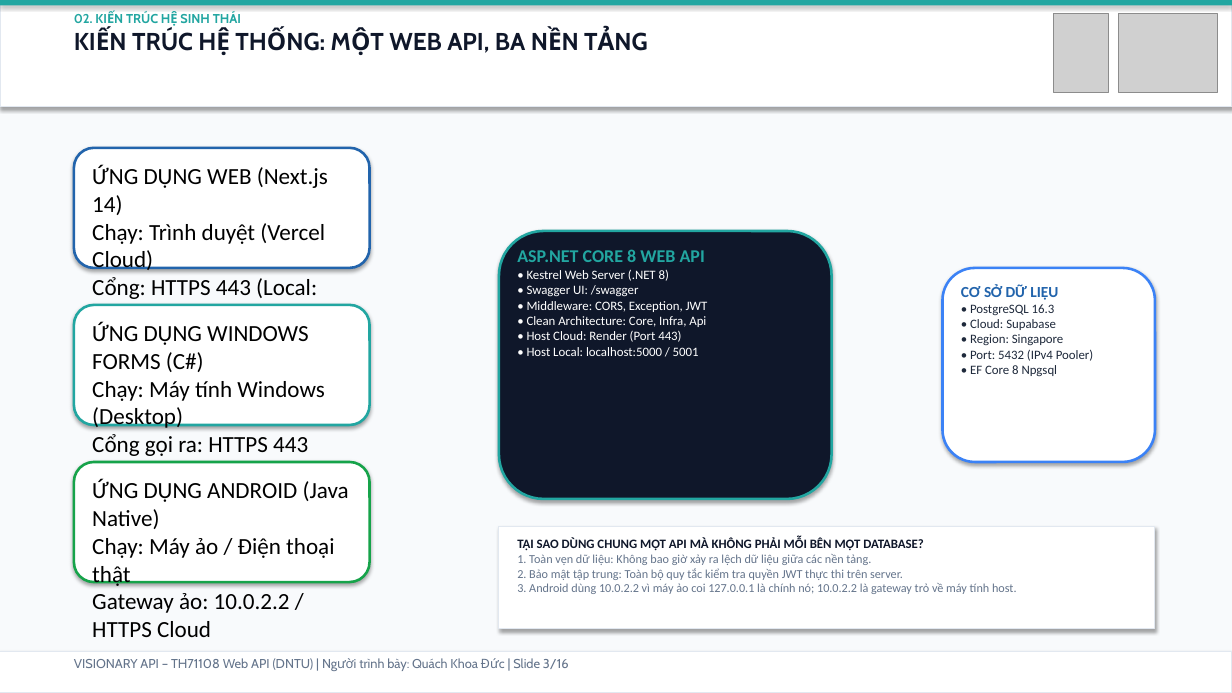
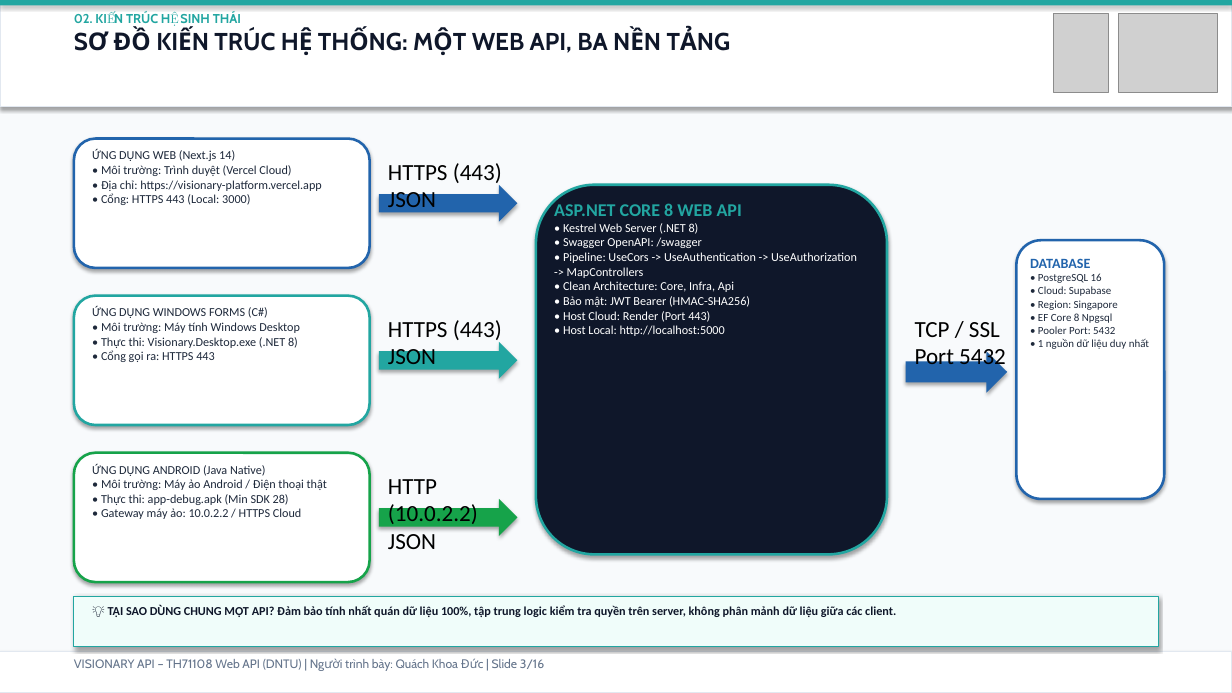
Before and after one commit to lovemvaf/visionary-api, a slide deck: slide 3 of deliverables/VISIONARY_TH71108_FINAL_PRESENTATION.pptx. Drawn at 1232x693 pixels with LibreOffice and Linux fonts; fonts in the diff are those of the drawing; grey boxes stand for pictures. Boxes give left, top, right and bottom in pixels: in the first picture for what was removed or moved away, otherwise in the second. Text is boxed around its words. In the diff, an @@ line names an element or a change of style, - is before the commit and + after.

```diff
--- a/deliverables/VISIONARY_TH71108_FINAL_PRESENTATION.pptx
+++ b/deliverables/VISIONARY_TH71108_FINAL_PRESENTATION.pptx
@@ text at (x1=113, y1=28, x2=607, y2=53): text changed @@
-KIẾN TRÚC HỆ THỐNG: MỘT WEB API, BA NỀN TẢNG
+SƠ ĐỒ KIẾN TRÚC HỆ THỐNG: MỘT WEB API, BA NỀN TẢNG
@@ rounded rectangle resized from (x1=74, y1=148, x2=370, y2=268) to (x1=74, y1=139, x2=370, y2=268) @@
@@ text at (x1=92, y1=149, x2=322, y2=205): text changed; size 18 to 9.5 pt; text colour #000000 to #1E293B @@
-ỨNG DỤNG WEB (Next.js 14)
-Chạy: Trình duyệt (Vercel Cloud)
-Cổng: HTTPS 443 (Local: 3000)
+ỨNG DỤNG WEB (Next.js 14)
+• Môi trường: Trình duyệt (Vercel Cloud)
+• Địa chỉ: https://visionary-platform.vercel.app
+• Cổng: HTTPS 443 (Local: 3000)
@@ text added at (x1=388, y1=163, x2=502, y2=214), 18 pt, text #000000 @@
+HTTPS (443)
+JSON
@@ right arrow added at (x1=379, y1=185, x2=518, y2=222), fill #2264AC @@
@@ rounded rectangle resized from (x1=499, y1=231, x2=832, y2=499) to (x1=536, y1=185, x2=887, y2=555) @@
@@ text "ASP.NET CORE 8 WEB API" moved from (x1=517, y1=249, x2=708, y2=356) to (x1=554, y1=201, x2=857, y2=336) @@
@@ text at (x1=563, y1=237, x2=857, y2=278): text changed; size 10 to 9.5 pt @@
-• Swagger UI: /swagger
-• Middleware: CORS, Exception, JWT
+• Swagger OpenAPI: /swagger
+• Pipeline: UseCors -> UseAuthentication -> UseAuthorization -> MapControllers
@@ text at (x1=563, y1=223, x2=734, y2=322): size 10 to 9.5 pt in "• Kestrel Web Server (.NET 8)", "• Clean Architecture: Core, Infra, Api", "• Host Cloud: Render (Port 443)" @@
@@ rounded rectangle resized from (x1=943, y1=268, x2=1155, y2=462) to (x1=1017, y1=240, x2=1165, y2=499) @@
@@ rounded rectangle at (x1=1017, y1=240, x2=1165, y2=499): outline #3B82F6 2 pt to #2264AC 2 pt @@
@@ text "DATABASE" moved from (x1=961, y1=284, x2=1093, y2=376) to (x1=1030, y1=258, x2=1149, y2=349) @@
@@ text at (x1=1030, y1=258, x2=1102, y2=283): text changed; size 10 to 8.5 pt @@
-CƠ SỞ DỮ LIỆU
-• PostgreSQL 16.3
+DATABASE
+• PostgreSQL 16
@@ rounded rectangle resized from (x1=74, y1=305, x2=370, y2=425) to (x1=74, y1=296, x2=370, y2=425) @@
@@ text at (x1=563, y1=296, x2=750, y2=307): paragraph added @@
+• Bảo mật: JWT Bearer (HMAC-SHA256)
@@ text at (x1=1038, y1=286, x2=1118, y2=323): size 10 to 8.5 pt in "• Cloud: Supabase", "• Region: Singapore", "• EF Core 8 Npgsql" @@
@@ text at (x1=92, y1=306, x2=299, y2=362): text changed; size 18 to 9.5 pt; text colour #000000 to #1E293B @@
-ỨNG DỤNG WINDOWS FORMS (C#)
-Chạy: Máy tính Windows (Desktop)
-Cổng gọi ra: HTTPS 443
+ỨNG DỤNG WINDOWS FORMS (C#)
+• Môi trường: Máy tính Windows Desktop
+• Thực thi: Visionary.Desktop.exe (.NET 8)
+• Cổng gọi ra: HTTPS 443
@@ text added at (x1=388, y1=320, x2=502, y2=371), 18 pt, text #000000 @@
+HTTPS (443)
+JSON
@@ text at (x1=563, y1=325, x2=725, y2=336): text changed; size 10 to 9.5 pt @@
-• Host Local: localhost:5000 / 5001
+• Host Local: http://localhost:5000
@@ text added at (x1=915, y1=322, x2=1006, y2=371), 18 pt, text #000000 @@
+TCP / SSL
+Port 5432
@@ text at (x1=1038, y1=326, x2=1149, y2=349): paragraphs added @@
+• Pooler Port: 5432
+• 1 nguồn dữ liệu duy nhất
@@ right arrow added at (x1=379, y1=342, x2=518, y2=379), fill #22A6A1 @@
@@ right arrow added at (x1=906, y1=351, x2=1007, y2=393), fill #2264AC @@
@@ text at (x1=970, y1=350, x2=1093, y2=361): paragraph removed @@
-• Port: 5432 (IPv4 Pooler)
@@ rounded rectangle resized from (x1=74, y1=462, x2=370, y2=582) to (x1=74, y1=453, x2=370, y2=582) @@
@@ text at (x1=92, y1=464, x2=327, y2=519): text changed; size 18 to 9.5 pt; text colour #000000 to #1E293B @@
-ỨNG DỤNG ANDROID (Java Native)
-Chạy: Máy ảo / Điện thoại thật
-Gateway ảo: 10.0.2.2 / HTTPS Cloud
+ỨNG DỤNG ANDROID (Java Native)
+• Môi trường: Máy ảo Android / Điện thoại thật
+• Thực thi: app-debug.apk (Min SDK 28)
+• Gateway máy ảo: 10.0.2.2 / HTTPS Cloud
@@ text added at (x1=388, y1=479, x2=478, y2=549), 18 pt, text #000000 @@
+HTTP (10.0.2.2)
+JSON
@@ right arrow added at (x1=379, y1=499, x2=518, y2=536), fill #16A34A @@
@@ rectangle removed at (x1=499, y1=527, x2=1155, y2=628) @@
@@ text removed at (x1=517, y1=537, x2=1017, y2=594) @@
-TẠI SAO DÙNG CHUNG MỘT API MÀ KHÔNG PHẢI MỖI BÊN MỘT DATABASE?
-1. Toàn vẹn dữ liệu: Không bao giờ xảy ra lệch dữ liệu giữa các nền tảng.
-2. Bảo mật tập trung: Toàn bộ quy tắc kiểm tra quyền JWT thực thi trên server.
-3. Android dùng 10.0.2.2 vì máy ảo coi 127.0.0.1 là chính nó; 10.0.2.2 là gateway trỏ về máy tính host.
@@ rectangle added at (x1=74, y1=596, x2=1158, y2=647), fill #F0FDFA, outline #22A6A1 0.75 pt @@
@@ text added at (x1=108, y1=605, x2=896, y2=617), 9.5 pt, text #0F172A, bold @@
+💡 TẠI SAO DÙNG CHUNG MỘT API? Đảm bảo tính nhất quán dữ liệu 100%, tập trung logic kiểm tra quyền trên server, không phân mảnh dữ liệu giữa các client.
@@ text "VISIONARY API – TH71108 Web ..." at (x1=74, y1=659, x2=544, y2=671): size 10 to 9.5 pt @@
```
Also in this commit, not shown: 14 other slides changed, 1 slide added, 1 slide removed, 50 other files.
